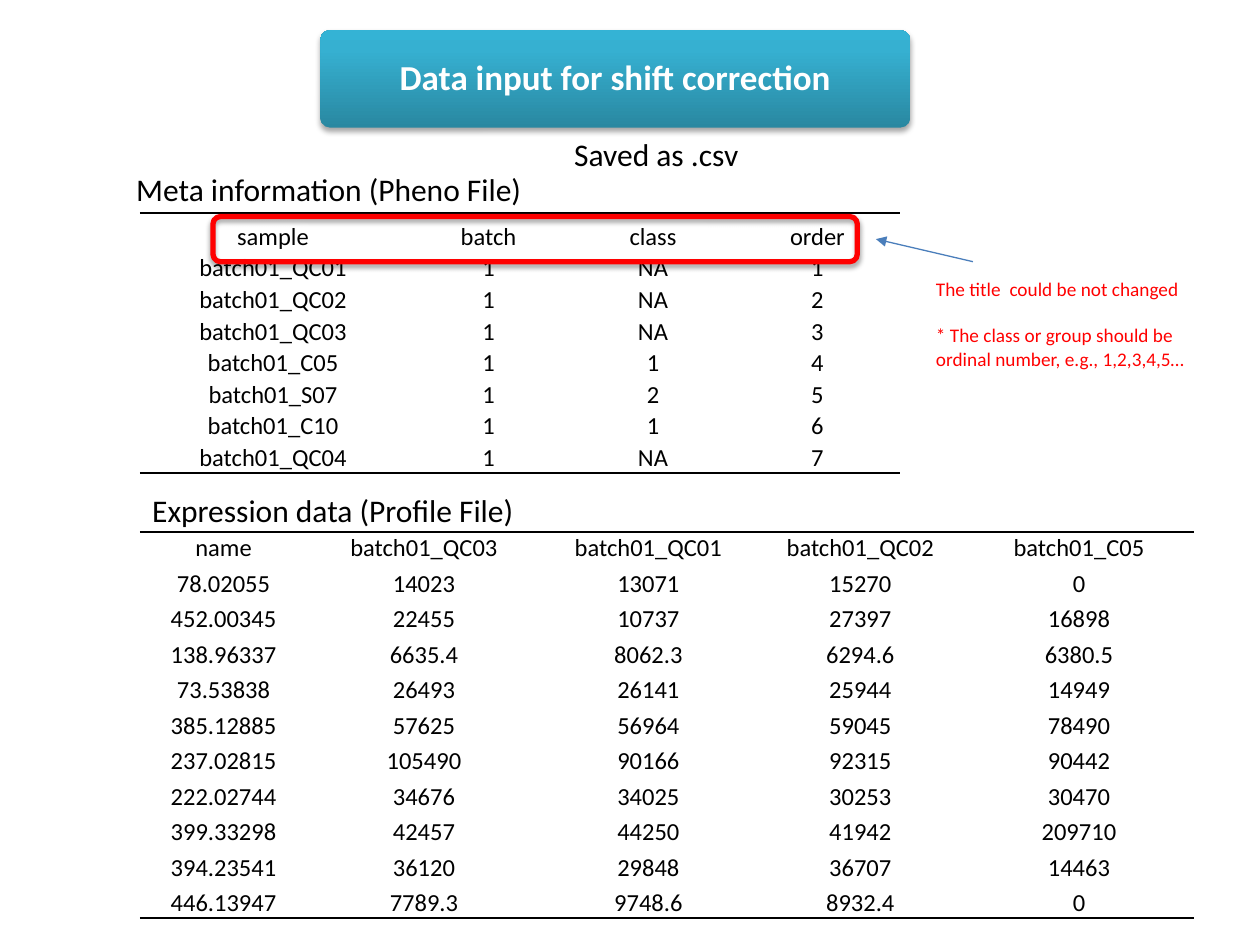
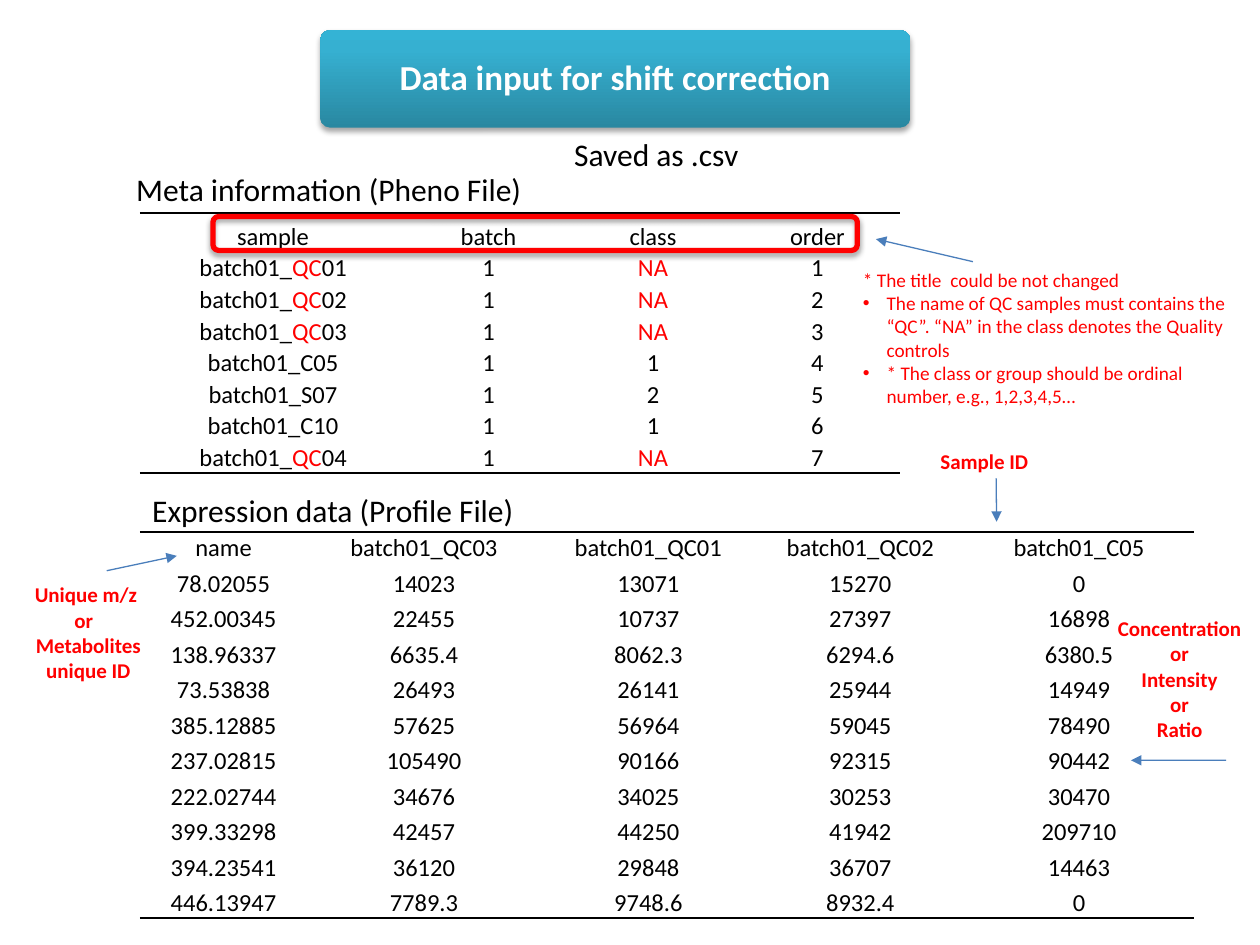
Before and after one commit to 13479776/Picture, a slide deck: slide 7 of work flow.pptx. Drawn at 1260x945 pixels with LibreOffice and Linux fonts; fonts in the diff are those of the drawing. Boxes give left, top, right and bottom in pixels: in the first picture for what was removed or moved away, otherwise in the second. Text is boxed around its words. In the diff, an @@ line names an element or a change of style, - is before the commit and + after.

```diff
--- a/work flow.pptx
+++ b/work flow.pptx
@@ table at [140,213,902,474] @@
@@ text colour #000000 to #FF0000 in "batch01_QC01", "NA", "batch01_QC02", "NA" and 4 more places @@
@@ rounded rectangle: place and size @@
-rounded rectangle at [214,216,857,261]
+rounded rectangle at [213,217,857,251]
@@ text "* The title could be ...": place and size @@
-text "* The title could be ..." at [936,282,1184,370]
+text "* The title could be ..." at [877,273,1225,407]
@@ text at [877,273,1225,357]: text changed @@
-The title could be not changed
+* The title could be not changed
+• The name of QC samples must contains the “QC”. “NA” in the class denotes the Quality controls
@@ text at [887,366,1183,407]: bullet none to • @@
@@ text added at [940,454,1028,473], 12 pt, text #FF0000, bold @@
+Sample ID
@@ arrow added from (997, 479) to (997, 522), #4B7EBC 0.75 pt @@
@@ arrow added from (107, 571) to (176, 556), #4B7EBC 0.75 pt @@
@@ text added at [35,587,141,682], 12 pt, text #FF0000, bold @@
+Unique m/z
+or
+Metabolites unique ID
@@ text added at [1118,621,1241,737], 12 pt, text #FF0000, bold @@
+Concentration
+or
+Intensity
+or
+Ratio
@@ arrow added from (1226, 760) to (1131, 760), #4B7EBC 0.75 pt @@
```
Also in this commit, not shown: 1 other slide changed.
